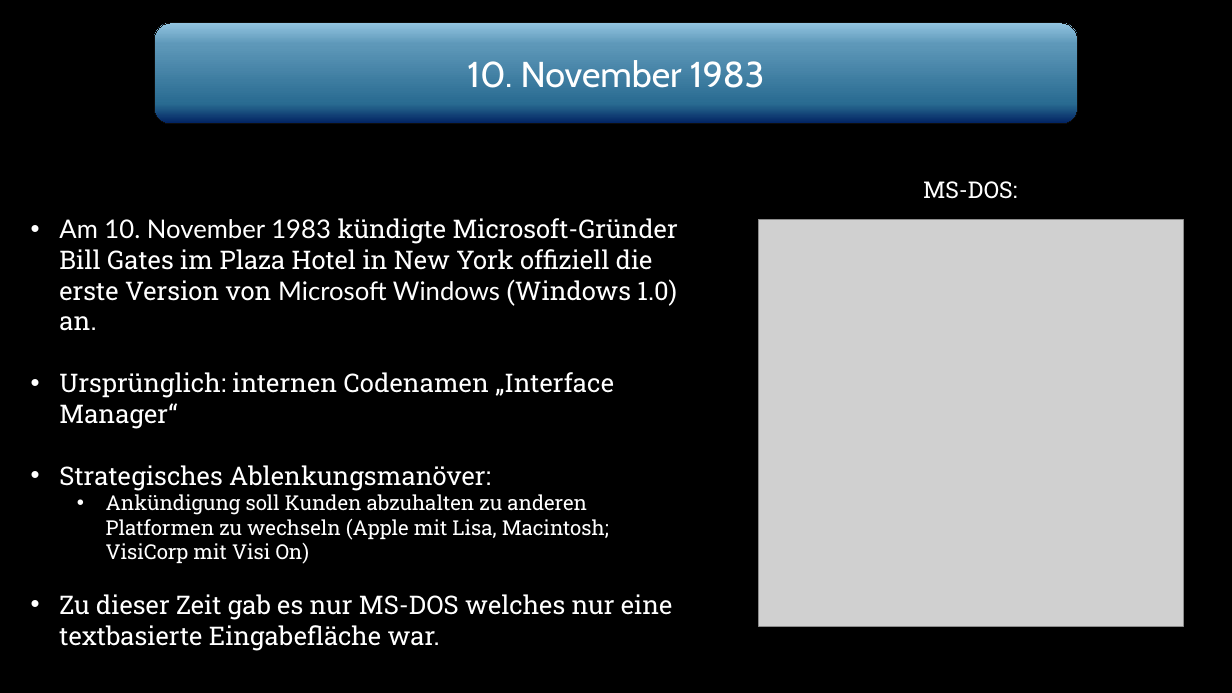
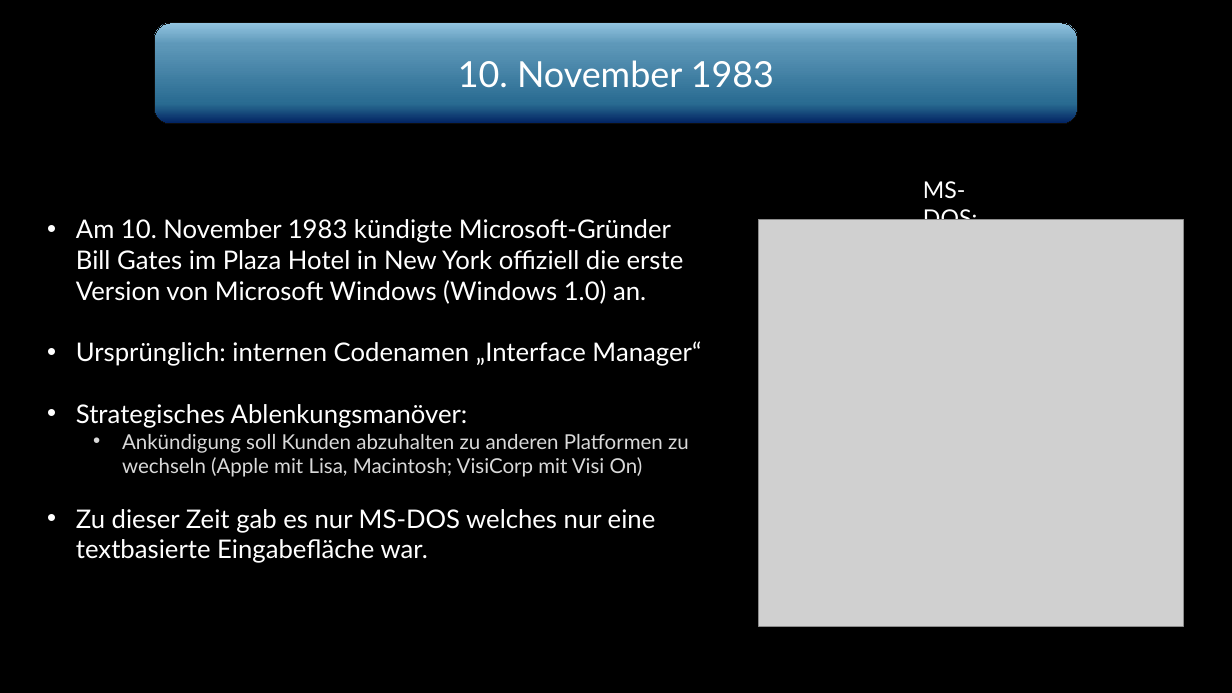
Before and after one commit to Wummy01/Wummy101010, a slide deck: slide 2 of Windows_Praesentation_Donnerstag.pptx. Drawn at 1232x693 pixels with LibreOffice and Linux fonts; fonts in the diff are those of the drawing; grey boxes stand for pictures; background and template pictures are left out. Boxes give left, top, right and bottom in pixels: in the first picture for what was removed or moved away, otherwise in the second. Text is boxed around its words. In the diff, an @@ line names an element or a change of style, - is before the commit and + after.

```diff
--- a/Windows_Praesentation_Donnerstag.pptx
+++ b/Windows_Praesentation_Donnerstag.pptx
@@ text "10. November 1983" at (x1=458, y1=60, x2=774, y2=87): font Cabin to Lato @@
@@ text "MS-DOS:" at (x1=923, y1=181, x2=977, y2=220): font Roboto Slab to Lato @@
@@ text "Am 10. November 1983 kündigte ..." moved from (x1=59, y1=218, x2=678, y2=620) to (x1=76, y1=219, x2=701, y2=563) @@
@@ text "Am 10. November 1983 kündigte ..." at (x1=76, y1=219, x2=701, y2=563): font Roboto Slab to Lato; text colour #FFFFFF to #D9D9D9 in "Ankündigung soll Kunden abzuhalten zu anderen Platformen ..." @@
```
Also in this commit, not shown: 17 other slides changed.
